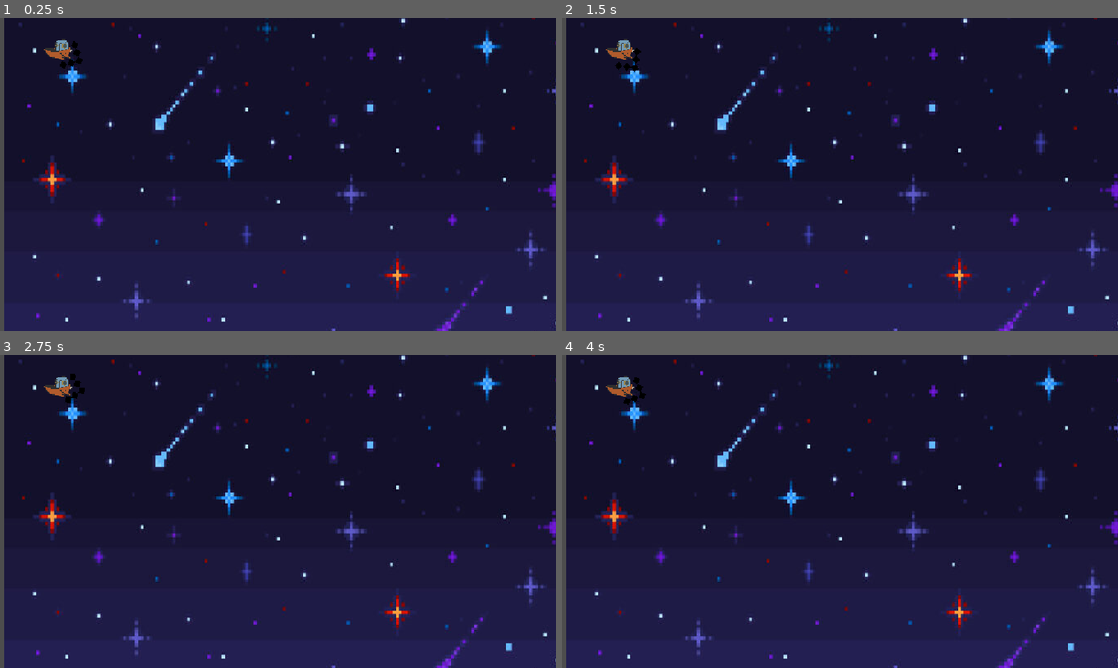
Above: before the commit, frames 1-4 (two rows, left to right).
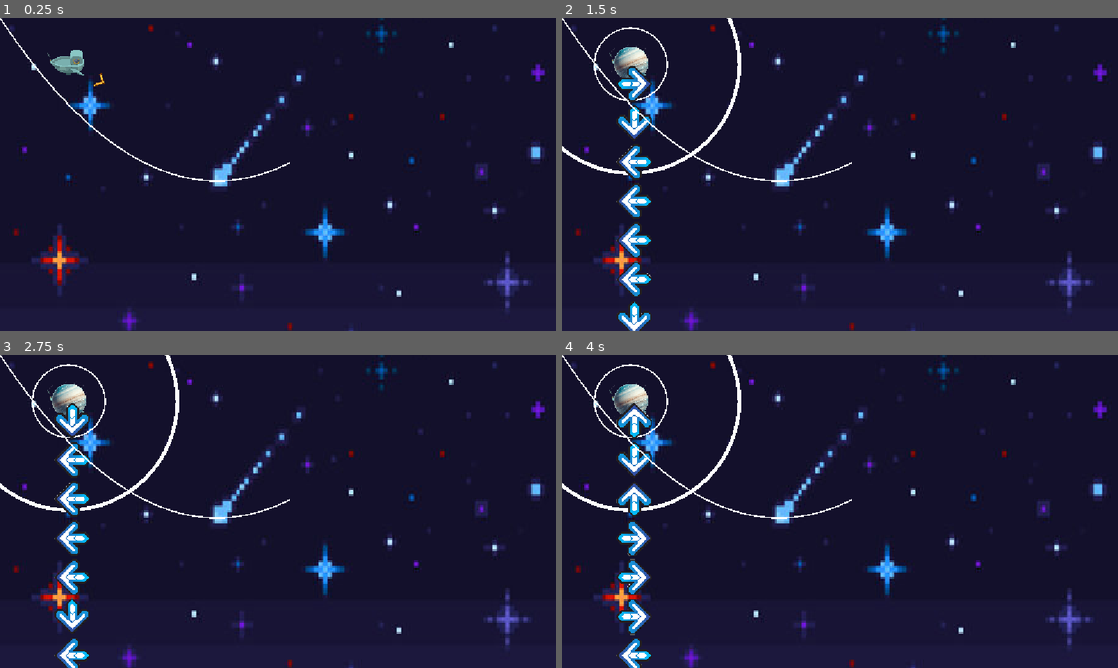
Above: after the commit, the same moments.

Repository: DudeNamedDarcy/CosmicJam2026
Game: Godot game, scene res://Scenes/game_scene.tscn
The game is run twice, just before and just after one commit, with the same random seed, the same clock (stepped at 60 frames per second) and the same inputs.
Inputs (mouse positions are in pixels of both pictures, inside the frame that each line leads up to):
- Up to frame 1 (0.25 s): no input
- Up to frame 2 (1.5 s): tap Enter at 0.5 s; move the mouse to (962, 158) at 0.52 s; press the mouse at (962, 158) at 0.53 s; hold Right (ComboRight) 0.53-1.28 s; move the mouse to (728, 190) at 1.27 s; release the mouse at (728, 190) at 1.28 s; hold Down (ComboDown) from 1.28 s (still down); click (728, 190) at 1.35 s
- Up to frame 3 (2.75 s): tap Space at 2 s; move the mouse to (333, 442) at 2.02 s; release Down (ComboDown) at 2.03 s; press the mouse at (333, 442) at 2.03 s; hold Right (ComboRight) from 2.03 s (still down)
- Up to frame 4 (4 s): tap Enter at 2.75 s; move the mouse to (812, 574) at 2.77 s; release Right (ComboRight) at 2.78 s; release the mouse at (812, 574) at 2.78 s; hold Up (ComboUp) 2.78-3.53 s; click (812, 574) at 2.85 s; tap Space at 3.5 s; move the mouse to (1006, 558) at 3.52 s; press the mouse at (1006, 558) at 3.53 s; hold Left (ComboLeft) from 3.53 s (still down)

The runs differ from the first frame. In frame 1, 13% of the frame differs, in the area x 0-100%, y 0-100%; in frame 2, 16%; in frame 3, 16%; in frame 4, 16%.

Commit message:
added animations

Diff:
--- /dev/null
+++ b/Scenes/fishing_line.gd
@@ -0,0 +1,37 @@
+extends Line2D
+
+@export var playerController: Node # Changed to Node or CharacterBody2D if PlayerController gives a type error
+@export var startPoint: Vector2
+
+@export var end_point: Vector2 = Vector2(400, 200)
+@export var sag: float = 100.0
+@export_range(4, 100) var segments: int = 32
+
+# Cache a reference to the marker so we don't have to call get_node() every single frame
+var marker: Marker2D
+
+func _ready() -> void:
+	playerController = get_tree().get_first_node_in_group("PlayerController")
+
+	# Safely find and store the marker reference once at the start
+	if playerController:
+		marker = playerController.get_node("Marker2D")
+
+func _process(_delta: float) -> void:
+	# 1. Update the position every frame if the marker exists
+	if is_instance_valid(marker):
+		startPoint = marker.position
+
+	clear_points()
+
+	for i in range(segments + 1):
+		var t = float(i) / segments
+
+		# 2. Fixed the typo: using startPoint instead of start_point
+		var point = startPoint.lerp(end_point, t)
+
+		# Add downward sag, strongest in the middle
+		point.y += 4.0 * sag * t * (1.0 - t)
+
+		# 3. Convert global positions back to the Line2D's local space
+		add_point(to_local(point))
--- /dev/null
+++ b/Scenes/fishing_line.tscn
@@ -0,0 +1,11 @@
+[gd_scene format=3 uid="uid://dwgwyoho71ym6"]
+
+[ext_resource type="Script" uid="uid://cyr15h5kkywmt" path="res://Scenes/fishing_line.gd" id="1_y5qn2"]
+
+[node name="FishingLine" type="Line2D" unique_id=814618455]
+width = 2.0
+joint_mode = 2
+begin_cap_mode = 2
+end_cap_mode = 2
+antialiased = true
+script = ExtResource("1_y5qn2")
--- a/Scenes/game_scene.tscn
+++ b/Scenes/game_scene.tscn
@@ -2,6 +2,7 @@
 
 [ext_resource type="Texture2D" uid="uid://caiem5b8o2slt" path="res://Assets/Placeholders/360_F_546468872_b9emNBQeVDLbBqicXaFyoBUwutWcHmbl.jpg" id="1_b6fju"]
 [ext_resource type="PackedScene" uid="uid://cwjnrld5dv08f" path="res://Scenes/player_controller.tscn" id="1_x87qo"]
+[ext_resource type="PackedScene" uid="uid://dwgwyoho71ym6" path="res://Scenes/fishing_line.tscn" id="3_6h5vk"]
 
 [sub_resource type="WorldBoundaryShape2D" id="WorldBoundaryShape2D_g4v7s"]
 normal = Vector2(0, 1)
@@ -24,7 +25,16 @@
 
 [node name="PlayerController" parent="." unique_id=743970108 node_paths=PackedStringArray("vboxContainer") instance=ExtResource("1_x87qo")]
 position = Vector2(95, 64)
-vboxContainer = NodePath("../VBoxContainer")
+vboxContainer = NodePath("VBoxContainer")
+
+[node name="VBoxContainer" type="VBoxContainer" parent="PlayerController" unique_id=220851325]
+custom_minimum_size = Vector2(50, 50)
+propagate_maximum_size = false
+offset_left = -25.0
+offset_top = -3.0
+offset_right = 25.0
+offset_bottom = 697.0
+theme_override_constants/separation = 4
 
 [node name="PlayerBounds" type="StaticBody2D" parent="." unique_id=955427512]
 
@@ -44,11 +54,7 @@
 rotation = -1.5707964
 shape = SubResource("WorldBoundaryShape2D_6h5vk")
 
-[node name="VBoxContainer" type="VBoxContainer" parent="." unique_id=220851325]
-custom_minimum_size = Vector2(50, 50)
-propagate_maximum_size = false
-offset_left = 428.0
-offset_top = 58.0
-offset_right = 478.0
-offset_bottom = 758.0
-theme_override_constants/separation = 4
+[node name="Planet" type="Node2D" parent="." unique_id=797403716]
+position = Vector2(576, 93)
+
+[node name="FishingLine" parent="." unique_id=814618455 instance=ExtResource("3_6h5vk")]
--- a/Scenes/player_controller.gd
+++ b/Scenes/player_controller.gd
@@ -1,4 +1,5 @@
 extends CharacterBody2D
+class_name PlayerController
 enum PlayerState { Idle, Moving, Casting, Fishing, Reeling }
 const DIRECTIONAL_ARROW = preload("res://Scenes/directional_arrow.tscn")
 
@@ -12,10 +13,12 @@
 @export var maxCastPower: float
 
 @export var aimArrow: Sprite2D
-@export var sprite: Sprite2D
+@export var sprite: AnimatedSprite2D
 @export var vboxContainer: VBoxContainer
 @export var planetParent: Node2D
 @export var castDistance: float = 150.0
+@export var fishingLineMarker: Marker2D
+
 
 var playerState: PlayerState = PlayerState.Idle
 var characterDirection: Vector2
@@ -28,6 +31,10 @@
 	if Input.is_action_pressed("CastReel"):
 		castPower += delta
 	print(PlayerState.find_key(playerState))
+	AimMouse()
+
+
+func AimMouse() -> void:
 	# Mouse aiming
 	var mouse_direction = get_global_mouse_position() - global_position
 
@@ -51,8 +58,11 @@
 	else:
 		if characterDirection == Vector2.ZERO:
 			playerState = PlayerState.Idle
+			sprite.animation = "Idle"
 		else:
 			playerState = PlayerState.Moving
+			sprite.animation = "Move"
+
 	# Flip sprite TODO: Add squash and stretch
 	if characterDirection.x > 0:
 		sprite.flip_h = true
@@ -83,7 +93,6 @@
 			EndFishing()
 			castPower = 0.0
 			return
-
 		playerState = PlayerState.Fishing #the time spent waiting for fish
 		CastBobbers(min(castPower, maxCastPower))
 		castPower = 0.0
@@ -95,7 +104,6 @@
 			StartReelingMinigame()
 	elif playerState == PlayerState.Reeling:
 		if event.is_action_pressed("ComboUp"):
-			print("UP")
 			CheckArrow(DirectionalArrow.ArrowType.Up)
 		elif event.is_action_pressed("ComboRight"):
 			CheckArrow(DirectionalArrow.ArrowType.Right)
@@ -125,21 +133,33 @@
 		EndFishing()
 
 func CastBobbers(castPower: float) -> void:
+	aimArrow.hide()
+
+	var cast_direction: Vector2 = Vector2.RIGHT.rotated(aimArrow.global_rotation)
+
 	for bobberScene in bobbersList:
 		var bobber: Bobber = bobberScene.instantiate()
-		activeBobbers.append((bobber))
+
+		planetParent.add_child(bobber)
+		bobber.global_position = global_position
+
+		# Cast the bobber in the aiming direction
+		#bobber.cast(cast_direction, castPower)
+		# draw line connecting fishing rod marker and planet
+
+		activeBobbers.append(bobber)
 		print(bobber.getBobberName())
-		planetParent.add_child(bobber)
-
 
 func StartReelingMinigame() -> void:
-	for activeBobber in activeBobbers:
-		fishList.append_array(activeBobber.reelIn())
+	#for activeBobber in activeBobbers:
+		#fishList.append_array(activeBobber.reelIn())
 
-	if fishList.size() == 0:
-		EndFishing()
-		return
-	var comboLength = 4 + fishList.size() - 1
+	#if fishList.size() == 0:
+		#EndFishing()
+		#return
+	var comboLength = 4 + 8 - 1
+
+	#var comboLength = 4 + fishList.size() - 1
 	for i in comboLength:
 		var arrow_instance = DIRECTIONAL_ARROW.instantiate()
 		arrows.append(arrow_instance)
@@ -153,3 +173,7 @@
 	for child in planetParent.get_children():
 		activeBobbers.pop_front()
 		child.queue_free()
+	aimArrow.show()
+
+func DrawFishingLines() -> void:
+	print("Hi")
--- a/Scenes/player_controller.tscn
+++ b/Scenes/player_controller.tscn
@@ -1,13 +1,236 @@
 [gd_scene format=3 uid="uid://cwjnrld5dv08f"]
 
 [ext_resource type="Script" uid="uid://1xpuxdo2gxyj" path="res://Scenes/player_controller.gd" id="1_5ur5x"]
-[ext_resource type="Texture2D" uid="uid://ds50j8nkhow7n" path="res://Assets/Placeholders/ship.png" id="1_rd8vp"]
-[ext_resource type="Texture2D" uid="uid://b2xsuola2rld5" path="res://Assets/Placeholders/aimer.png" id="3_dl1v4"]
+[ext_resource type="Texture2D" uid="uid://b36ry56rj45r0" path="res://Assets/Final/boat-casting.png" id="2_1esxm"]
+[ext_resource type="Texture2D" uid="uid://nvb84pm3p0vl" path="res://Assets/Final/boat-idle.png" id="2_dl1v4"]
+[ext_resource type="Texture2D" uid="uid://d0d4myx373kr1" path="res://Assets/Final/boat-move.png" id="4_3b8x7"]
+[ext_resource type="Texture2D" uid="uid://cwncb0hdu7ay6" path="res://Assets/Final/aimer.png" id="5_1esxm"]
+
+[sub_resource type="AtlasTexture" id="AtlasTexture_4jfj4"]
+atlas = ExtResource("2_1esxm")
+region = Rect2(0, 0, 112, 48)
+
+[sub_resource type="AtlasTexture" id="AtlasTexture_uv5gm"]
+atlas = ExtResource("2_1esxm")
+region = Rect2(112, 0, 112, 48)
+
+[sub_resource type="AtlasTexture" id="AtlasTexture_ighb3"]
+atlas = ExtResource("2_1esxm")
+region = Rect2(224, 0, 112, 48)
+
+[sub_resource type="AtlasTexture" id="AtlasTexture_aejhh"]
+atlas = ExtResource("2_1esxm")
+region = Rect2(336, 0, 112, 48)
+
+[sub_resource type="AtlasTexture" id="AtlasTexture_37oox"]
+atlas = ExtResource("2_1esxm")
+region = Rect2(448, 0, 112, 48)
+
+[sub_resource type="AtlasTexture" id="AtlasTexture_raf36"]
+atlas = ExtResource("2_1esxm")
+region = Rect2(560, 0, 112, 48)
+
+[sub_resource type="AtlasTexture" id="AtlasTexture_e7xru"]
+atlas = ExtResource("2_1esxm")
+region = Rect2(672, 0, 112, 48)
+
+[sub_resource type="AtlasTexture" id="AtlasTexture_ojyci"]
+atlas = ExtResource("2_1esxm")
+region = Rect2(784, 0, 112, 48)
+
+[sub_resource type="AtlasTexture" id="AtlasTexture_qbi8i"]
+atlas = ExtResource("2_1esxm")
+region = Rect2(896, 0, 112, 48)
+
+[sub_resource type="AtlasTexture" id="AtlasTexture_qugqj"]
+atlas = ExtResource("2_1esxm")
+region = Rect2(1008, 0, 112, 48)
+
+[sub_resource type="AtlasTexture" id="AtlasTexture_msn00"]
+atlas = ExtResource("2_1esxm")
+region = Rect2(1120, 0, 112, 48)
+
+[sub_resource type="AtlasTexture" id="AtlasTexture_at6cw"]
+atlas = ExtResource("2_1esxm")
+region = Rect2(1232, 0, 112, 48)
+
+[sub_resource type="AtlasTexture" id="AtlasTexture_60tbe"]
+atlas = ExtResource("2_1esxm")
+region = Rect2(1344, 0, 112, 48)
+
+[sub_resource type="AtlasTexture" id="AtlasTexture_qfo01"]
+atlas = ExtResource("2_1esxm")
+region = Rect2(1456, 0, 112, 48)
+
+[sub_resource type="AtlasTexture" id="AtlasTexture_v5tf8"]
+atlas = ExtResource("2_1esxm")
+region = Rect2(1568, 0, 112, 48)
+
+[sub_resource type="AtlasTexture" id="AtlasTexture_aa115"]
+atlas = ExtResource("2_1esxm")
+region = Rect2(1680, 0, 112, 48)
+
+[sub_resource type="AtlasTexture" id="AtlasTexture_1ukte"]
+atlas = ExtResource("2_1esxm")
+region = Rect2(1792, 0, 112, 48)
+
+[sub_resource type="AtlasTexture" id="AtlasTexture_bnokr"]
+atlas = ExtResource("2_dl1v4")
+region = Rect2(0, 0, 79, 48)
+
+[sub_resource type="AtlasTexture" id="AtlasTexture_1esxm"]
+atlas = ExtResource("2_dl1v4")
+region = Rect2(79, 0, 79, 48)
+
+[sub_resource type="AtlasTexture" id="AtlasTexture_3b8x7"]
+atlas = ExtResource("2_dl1v4")
+region = Rect2(158, 0, 79, 48)
+
+[sub_resource type="AtlasTexture" id="AtlasTexture_53kst"]
+atlas = ExtResource("2_dl1v4")
+region = Rect2(237, 0, 79, 48)
+
+[sub_resource type="AtlasTexture" id="AtlasTexture_iy555"]
+atlas = ExtResource("2_dl1v4")
+region = Rect2(316, 0, 79, 48)
+
+[sub_resource type="AtlasTexture" id="AtlasTexture_1cmmd"]
+atlas = ExtResource("2_dl1v4")
+region = Rect2(395, 0, 79, 48)
+
+[sub_resource type="AtlasTexture" id="AtlasTexture_0ngnq"]
+atlas = ExtResource("4_3b8x7")
+region = Rect2(0, 0, 79, 48)
+
+[sub_resource type="AtlasTexture" id="AtlasTexture_4c341"]
+atlas = ExtResource("4_3b8x7")
+region = Rect2(79, 0, 79, 48)
+
+[sub_resource type="AtlasTexture" id="AtlasTexture_dsd3w"]
+atlas = ExtResource("4_3b8x7")
+region = Rect2(158, 0, 79, 48)
+
+[sub_resource type="AtlasTexture" id="AtlasTexture_hr3oh"]
+atlas = ExtResource("4_3b8x7")
+region = Rect2(237, 0, 79, 48)
+
+[sub_resource type="AtlasTexture" id="AtlasTexture_hauk6"]
+atlas = ExtResource("4_3b8x7")
+region = Rect2(316, 0, 79, 48)
+
+[sub_resource type="AtlasTexture" id="AtlasTexture_qe8a3"]
+atlas = ExtResource("4_3b8x7")
+region = Rect2(395, 0, 79, 48)
+
+[sub_resource type="SpriteFrames" id="SpriteFrames_5ur5x"]
+animations = [{
+"frames": [{
+"duration": 1.0,
+"texture": SubResource("AtlasTexture_4jfj4")
+}, {
+"duration": 1.0,
+"texture": SubResource("AtlasTexture_uv5gm")
+}, {
+"duration": 1.0,
+"texture": SubResource("AtlasTexture_ighb3")
+}, {
+"duration": 1.0,
+"texture": SubResource("AtlasTexture_aejhh")
+}, {
+"duration": 1.0,
+"texture": SubResource("AtlasTexture_37oox")
+}, {
+"duration": 1.0,
+"texture": SubResource("AtlasTexture_raf36")
+}, {
+"duration": 1.0,
+"texture": SubResource("AtlasTexture_e7xru")
+}, {
+"duration": 1.0,
+"texture": SubResource("AtlasTexture_ojyci")
+}, {
+"duration": 1.0,
+"texture": SubResource("AtlasTexture_qbi8i")
+}, {
+"duration": 1.0,
+"texture": SubResource("AtlasTexture_qugqj")
+}, {
+"duration": 1.0,
+"texture": SubResource("AtlasTexture_msn00")
+}, {
+"duration": 1.0,
+"texture": SubResource("AtlasTexture_at6cw")
+}, {
+"duration": 1.0,
+"texture": SubResource("AtlasTexture_60tbe")
+}, {
+"duration": 1.0,
+"texture": SubResource("AtlasTexture_qfo01")
+}, {
+"duration": 1.0,
+"texture": SubResource("AtlasTexture_v5tf8")
+}, {
+"duration": 1.0,
+"texture": SubResource("AtlasTexture_aa115")
+}, {
+"duration": 1.0,
+"texture": SubResource("AtlasTexture_1ukte")
+}],
+"loop": 0,
+"name": &"Cast",
+"speed": 15.0
+}, {
+"frames": [{
+"duration": 1.0,
+"texture": SubResource("AtlasTexture_bnokr")
+}, {
+"duration": 1.0,
+"texture": SubResource("AtlasTexture_1esxm")
+}, {
+"duration": 1.0,
+"texture": SubResource("AtlasTexture_3b8x7")
+}, {
+"duration": 1.0,
+"texture": SubResource("AtlasTexture_53kst")
+}, {
+"duration": 1.0,
+"texture": SubResource("AtlasTexture_iy555")
+}, {
+"duration": 1.0,
+"texture": SubResource("AtlasTexture_1cmmd")
+}],
+"loop": 1,
+"name": &"Idle",
+"speed": 5.0
+}, {
+"frames": [{
+"duration": 1.0,
+"texture": SubResource("AtlasTexture_0ngnq")
+}, {
+"duration": 1.0,
+"texture": SubResource("AtlasTexture_4c341")
+}, {
+"duration": 1.0,
+"texture": SubResource("AtlasTexture_dsd3w")
+}, {
+"duration": 1.0,
+"texture": SubResource("AtlasTexture_hr3oh")
+}, {
+"duration": 1.0,
+"texture": SubResource("AtlasTexture_hauk6")
+}, {
+"duration": 1.0,
+"texture": SubResource("AtlasTexture_qe8a3")
+}],
+"loop": 1,
+"name": &"Move",
+"speed": 10.0
+}]
 
 [sub_resource type="RectangleShape2D" id="RectangleShape2D_g4v7s"]
 size = Vector2(59, 43)
 
-[node name="PlayerController" type="CharacterBody2D" unique_id=743970108 node_paths=PackedStringArray("aimArrow", "sprite", "planetParent")]
+[node name="PlayerController" type="CharacterBody2D" unique_id=743970108 node_paths=PackedStringArray("aimArrow", "sprite", "planetParent", "fishingLineMarker")]
 motion_mode = 1
 script = ExtResource("1_5ur5x")
 maxMovementSpeed = 200.0
@@ -15,17 +238,22 @@
 friction = 180.0
 maxCastPower = 4.0
 aimArrow = NodePath("AimRingPivot/Sprite2D")
-sprite = NodePath("Sprite2D")
+sprite = NodePath("AnimatedSprite2D")
 planetParent = NodePath("PlanetParent")
-
-[node name="Sprite2D" type="Sprite2D" parent="." unique_id=1811173736]
-texture = ExtResource("1_rd8vp")
+fishingLineMarker = NodePath("")
+
+[node name="AnimatedSprite2D" type="AnimatedSprite2D" parent="." unique_id=1706531453]
+sprite_frames = SubResource("SpriteFrames_5ur5x")
+animation = &"Move"
+autoplay = "Idle"
+frame_progress = 0.96344775
 
 [node name="CollisionShape2D" type="CollisionShape2D" parent="." unique_id=1640096837]
 position = Vector2(-0.5, 1.5)
 shape = SubResource("RectangleShape2D_g4v7s")
 
 [node name="Camera2D" type="Camera2D" parent="." unique_id=813711711]
+zoom = Vector2(1.5, 1.5)
 limit_left = 0
 limit_top = 0
 limit_right = 1100
@@ -36,8 +264,7 @@
 [node name="AimRingPivot" type="Node2D" parent="." unique_id=186638772]
 
 [node name="Sprite2D" type="Sprite2D" parent="AimRingPivot" unique_id=702906683]
-scale = Vector2(0.5, 0.5)
-texture = ExtResource("3_dl1v4")
-offset = Vector2(75, 0)
+texture = ExtResource("5_1esxm")
+offset = Vector2(50, 0)
 
 [node name="PlanetParent" type="Node2D" parent="." unique_id=2138822925]
Binary file added: Assets/Final/aimer.png
Not shown, added: Assets/Final/aimer.png.import
Binary file added: Assets/Final/boat-casting.png
Not shown, added: Assets/Final/boat-casting.png.import
Binary file added: Assets/Final/boat-idle.png
Not shown, changed: Assets/Final/boat-idle.png.import
Binary file added: Assets/Final/boat-move.png
Not shown, added: Assets/Final/boat-move.png.import
Binary file removed: Assets/Placeholders/aimer.png
Not shown, added: Scenes/fishing_line.gd.uid
